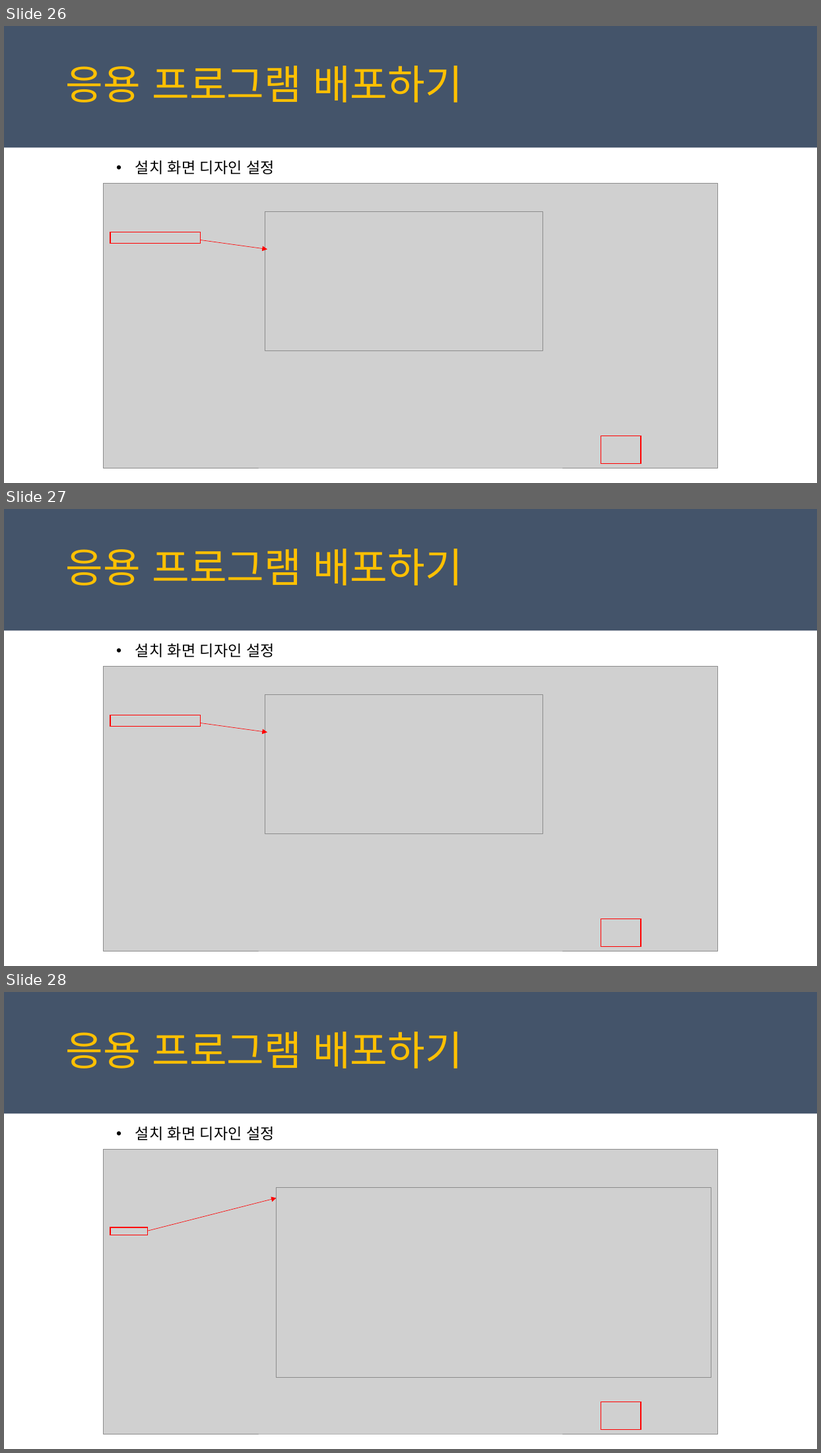
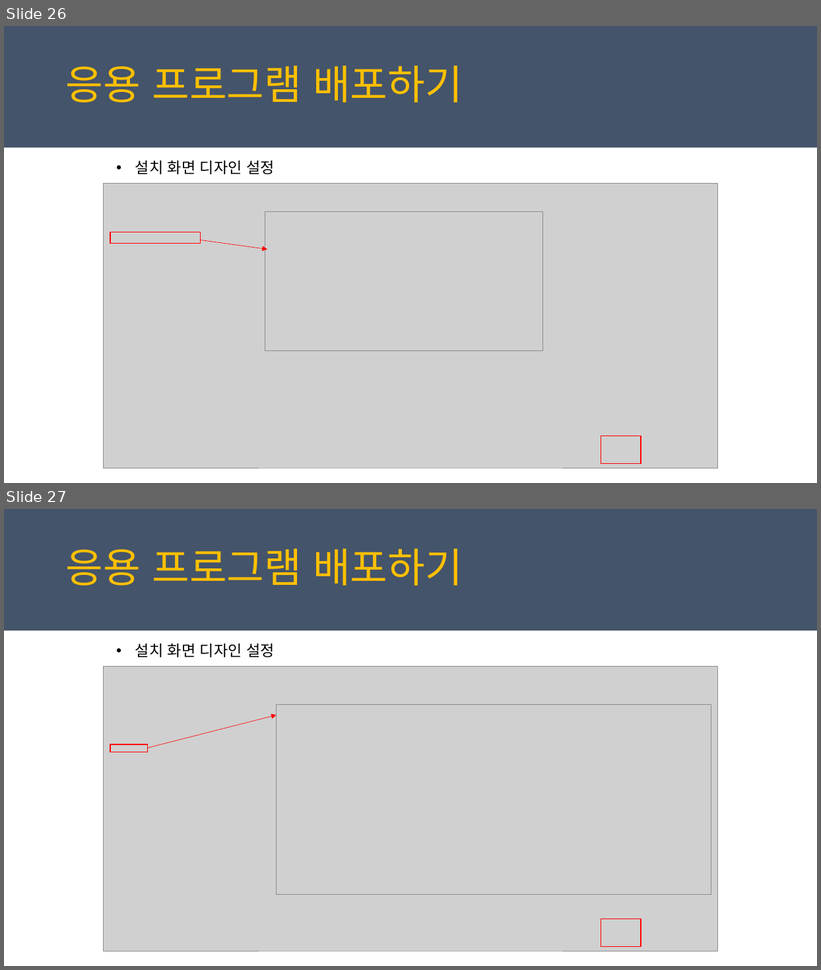
Before and after one commit to juniair/Summary-PPT, a slide deck: Install Shield.pptx. Shown one above the other, each under a label of ours: slides 26, 27 and 28 before the commit, slides 26 and 27 after it. The pictures are 821x1453 and 821x970 pixels, drawn with LibreOffice and Linux fonts; fonts in the diff are those of the drawing; grey boxes stand for pictures. Boxes give left, top, right and bottom in pixels: in the first picture for what was removed or moved away, otherwise in the second. Text is boxed around its words. In the diff, an @@ line names an element or a change of style, - is before the commit and + after.

```diff
--- a/Install Shield.pptx
+++ b/Install Shield.pptx
@@ slide 27 removed at [4, 509, 817, 966], background #FFFFFF; not listed: 1 template element that a slide beside it also shows @@
@@ text removed at [66, 549, 463, 586] @@
-응용 프로그램 배포하기
@@ text removed at [135, 644, 275, 657] @@
-• 설치 화면 디자인 설정
@@ picture removed at [104, 666, 718, 951] @@
@@ picture removed at [265, 695, 543, 834] @@
@@ rectangle removed at [110, 715, 201, 726] @@
@@ arrow removed from (201, 723) to (267, 732) @@
@@ rectangle removed at [601, 920, 641, 947] @@
@@ what was slide 28 is now slide 27 @@
```
Also in this commit, not shown: 22 other files.
